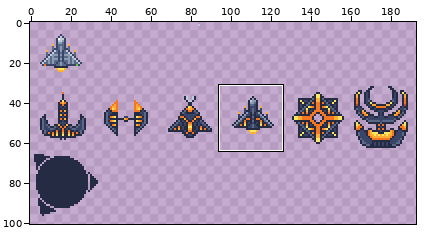
A sprite sheet gets an edit: assets/images/spaceships.png. The picture above shows the old version from afar; the outline marks the close-up.
Close-up. As it was:
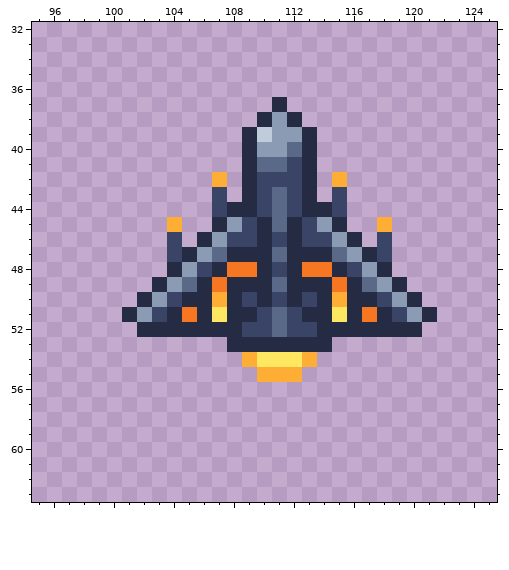
The file is 320x180 pixels. Shown: x 95..125, y 32..63. The wide view leaves out empty margins.
After:
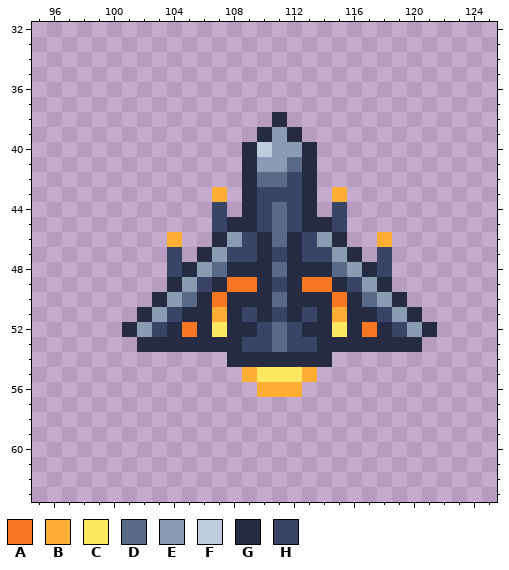
Palette (. is transparent): A #f77622  B #feae34  C #fee761  D #5a6988  E #8b9bb4  F #c0cbdc  G #262b44  H #3a4466
Difference:
Colour A replaces colour B in row 50 at x 107 and 115.
Colour A replaces colour G in row 49 at x 108 to 109 and 113 to 114; in row 52 at x 105 and 117.
Colour B is added in row 55 at x 109 and 113; in row 56 at x 110 to 112.
Colour B replaces colour C in row 51 at x 107 and 115.
Colour B replaces colour H in row 43 at x 107 and 115; in row 46 at x 104 and 118.
Colour C replaces colour B in row 55 at x 110 to 112.
Colour C replaces colour G in row 52 at x 107 and 115.
Colour D replaces colour G in row 48 at x 107 and 115; in row 50 at x 105 and 117; in row 53 at x 111.
Colour D replaces colour H in row 41 at x 112; in row 42 at x 110 to 111; in row 46 at x 111; in row 48 at x 111; in row 50 at x 111.
Colour E replaces colour D in row 40 at x 112; in row 41 at x 110 to 111; in row 47 at x 107 and 115; in row 49 at x 105 and 117.
Colour E replaces colour G in row 52 at x 102 and 120.
Colour E replaces colour H in row 46 at x 108 and 114; in row 48 at x 106 and 116; in row 50 at x 104 and 118; in row 51 at x 103 and 119.
Colour F replaces colour E in row 40 at x 110.
Colour G is added in row 52 at x 101 and 121; in row 53 at x 102 to 107 and 115 to 120; in row 54 at x 108 and 114.
Colour G replaces colour A in row 48 at x 108 to 109 and 113 to 114; in row 49 at x 107 and 115; in row 51 at x 105 and 117.
Colour G replaces colour B in row 54 at x 109 and 113.
Colour G replaces colour C in row 54 at x 110 to 112.
Colour G replaces colour E in row 38 at x 111; in row 39 at x 112; in row 45 at x 108 and 114; in row 46 at x 107 and 115; in row 47 at x 106 and 116; in row 48 at x 105 and 117.
Colour G replaces colour E in row 49 at x 104 and 118; in row 50 at x 103 and 119; in row 51 at x 102 and 120.
Colour G replaces colour F in row 39 at x 110.
Colour G replaces colour H in row 45 at x 109 and 113; in row 50 at x 109 and 113; in row 51 at x 110 and 112; in row 52 at x 109 and 113.
Colour H replaces colour D in row 43 at x 111; in row 47 at x 111; in row 49 at x 111; in row 51 at x 111.
Colour H replaces colour G in row 45 at x 107, 110, 112 and 115; in row 47 at x 108 to 109 and 113 to 114; in row 48 at x 104 and 118; in row 49 at x 106 and 116; in row 51 at x 104, 109, 113 and 118; in row 52 at x 103 and 119.
Colour H replaces colour G in row 53 at x 109 to 110 and 112 to 113.
The edit erases colour B in row 42 at x 107 and 115; in row 45 at x 104 and 118.
The edit erases colour G in row 37 at x 111; in row 38 at x 110 and 112; in row 39 at x 109 and 113; in row 44 at x 108 and 114; in row 46 at x 106 and 116; in row 47 at x 105 and 117.
The edit erases colour G in row 49 at x 103 and 119; in row 50 at x 102 and 120; in row 51 at x 101 and 121.
